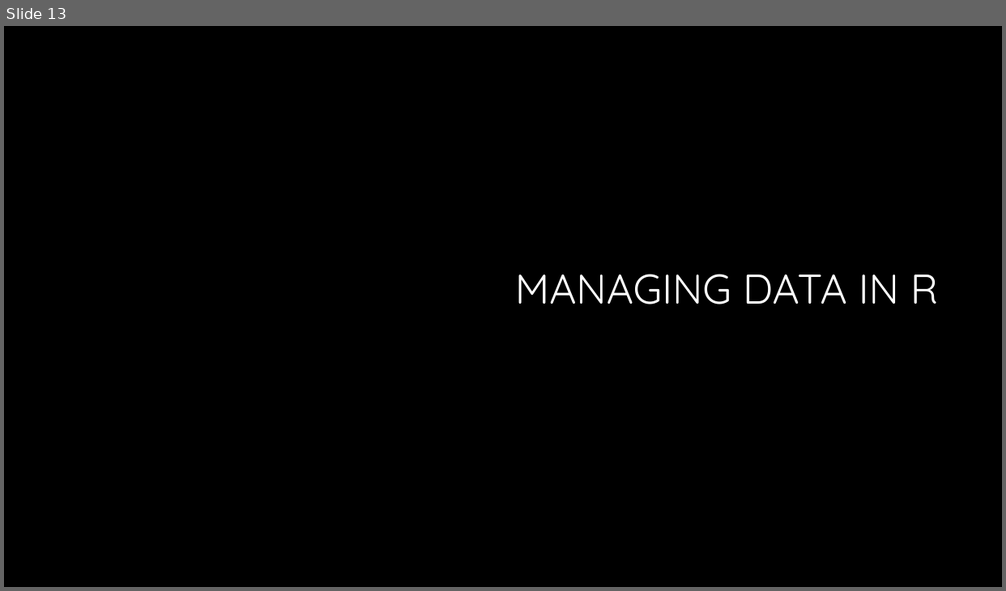
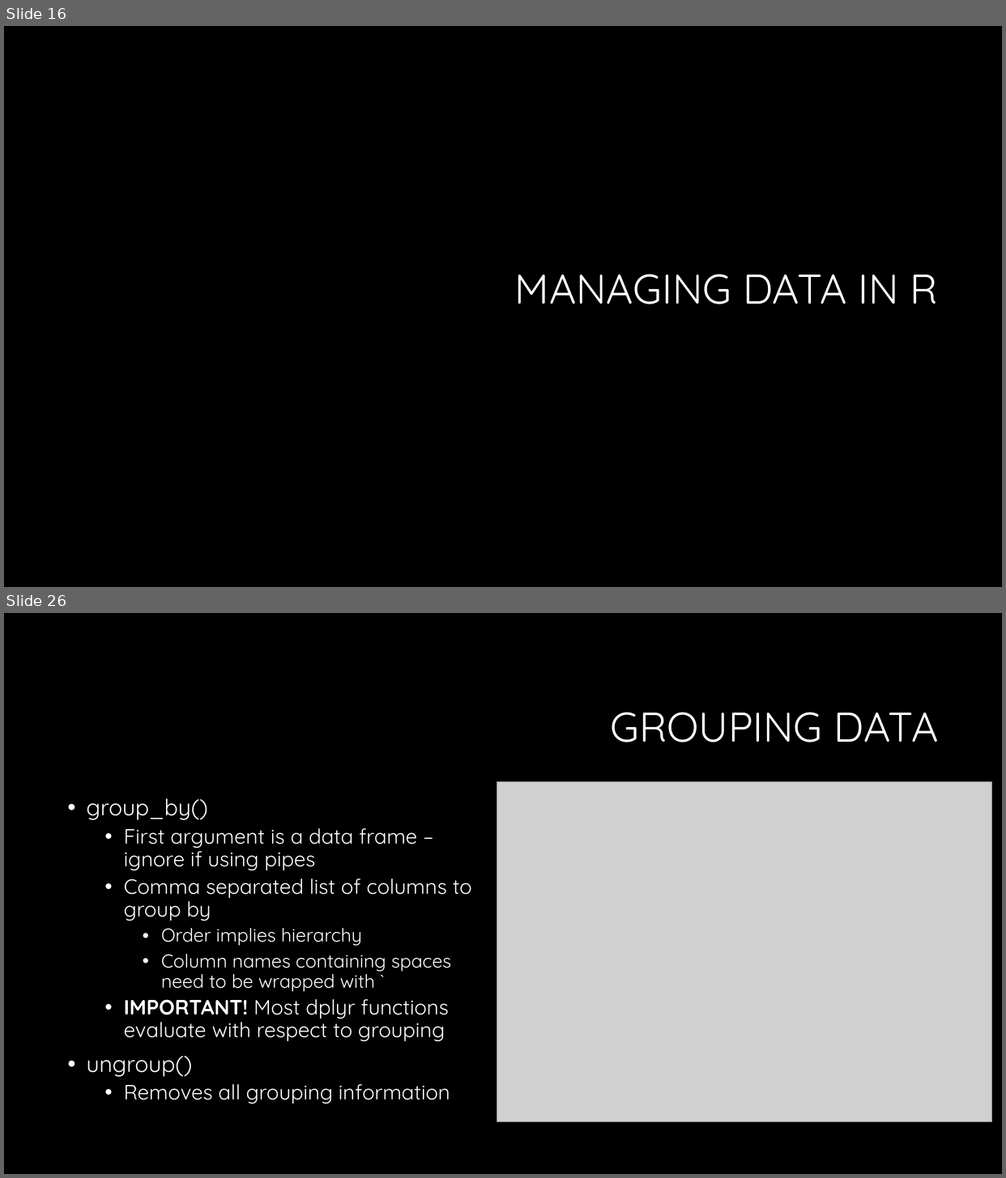
Before and after one commit to bmewing/TCQF2016, a slide deck: Reproducible data analysis.pptx. Shown one above the other, each under a label of ours: slide 13 before the commit, slides 16 and 26 after it; the slides between them are not shown. The pictures are 1006x591 and 1006x1178 pixels, drawn with LibreOffice and Linux fonts; fonts in the diff are those of the drawing; grey boxes stand for pictures; background and template pictures are left out. Boxes give left, top, right and bottom in pixels: in the first picture for what was removed or moved away, otherwise in the second. Text is boxed around its words. In the diff, an @@ line names an element or a change of style, - is before the commit and + after.

```diff
--- a/Reproducible data analysis.pptx
+++ b/Reproducible data analysis.pptx
@@ slide 26 added at [4, 613, 1002, 1174], background #000000 @@
@@ title added at [611, 712, 939, 743], 40 pt, text #FFFFFF @@
+GROUPING DATA
@@ picture added at [496, 782, 992, 1122] @@
@@ text added at [87, 798, 472, 1104], 20 pt, text #FFFFFF @@
+• group_by()
+  • First argument is a data frame – ignore if using pipes
+  • Comma separated list of columns to group by
+    • Order implies hierarchy
+    • Column names containing spaces need to be wrapped with `
+  • IMPORTANT! Most dplyr functions evaluate with respect to grouping
+• ungroup()
+  • Removes all grouping information
@@ what was slide 13 is now slide 16 @@
```
Also in this commit, not shown: 25 other slides added, 1 slide removed, 5 other files.
